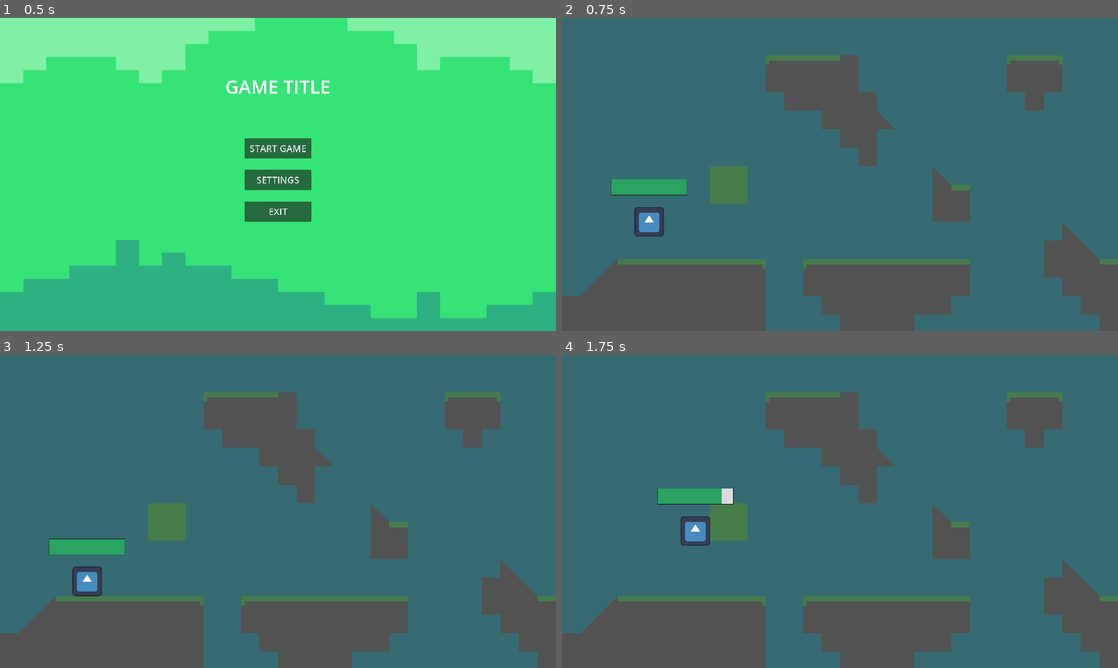
Above: before the commit, frames 1-4 (two rows, left to right).
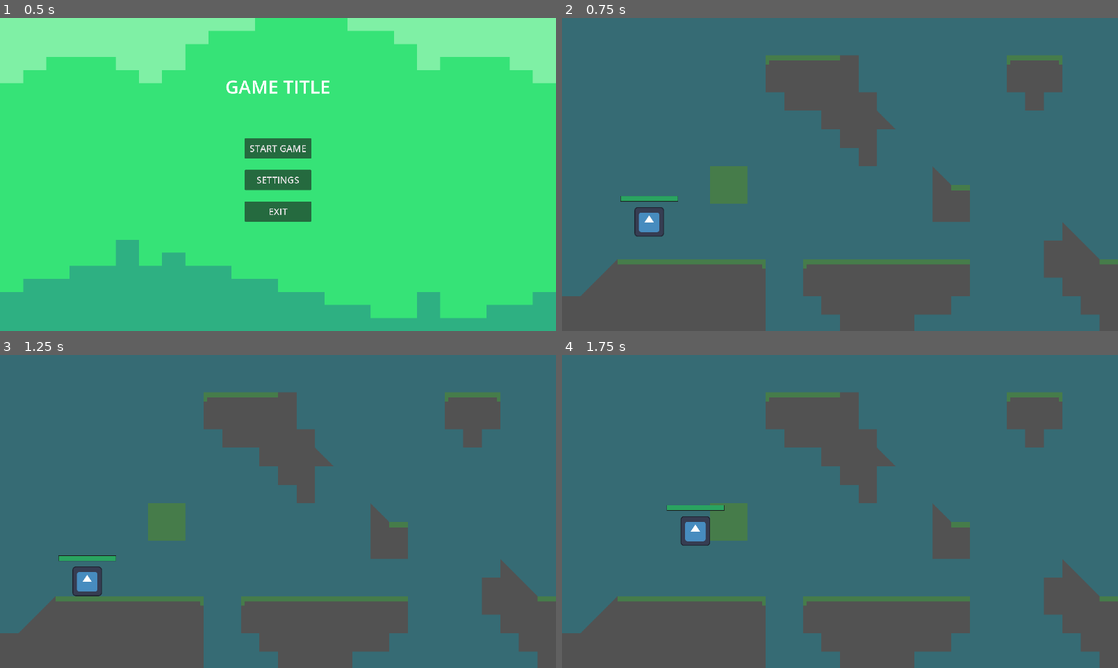
Above: after the commit, the same moments.

Repository: RealityGalaxy/Varis
Game: Godot game, scene res://scenes/main_menu.tscn
The game is run twice, just before and just after one commit, with the same random seed, the same clock (stepped at 60 frames per second) and the same inputs. The engine's default icon, where the game draws it, is replaced by a stand-in: a white triangle on a blue panel in a dark square.
Inputs:
- Up to frame 1 (0.5 s): no input
- Up to frame 2 (0.75 s): click "START GAME" at 0.5 s
- Up to frame 3 (1.25 s): no input
- Up to frame 4 (1.75 s): tap Enter at 1.25 s; hold Right (right) from 1.28 s (still down); tap B (take_damage, bound only before the commit) at 1.35 s; tap Up (up) at 1.52 s

Frame 1 is identical in both runs. In frame 2, 0.9% of the frame differs, in the area x 8-23%, y 51-59%; in frame 3, 0.9%; in frame 4, 0.9%, in the area x 17-31%, y 42-50%.

Commit message:
VL-35. Updated healtbar and fix
Added tween(k) for animation for damage bar. Fixed damage bar (signals). Removed B keybind for damage testing.

Enjoy

Diff:
--- a/Varis/project.godot
+++ b/Varis/project.godot
@@ -48,11 +48,6 @@
 , Object(InputEventKey,"resource_local_to_scene":false,"resource_name":"","device":-1,"window_id":0,"alt_pressed":false,"shift_pressed":false,"ctrl_pressed":false,"meta_pressed":false,"pressed":false,"keycode":0,"physical_keycode":65,"key_label":0,"unicode":97,"echo":false,"script":null)
 ]
 }
-take_damage={
-"deadzone": 0.5,
-"events": [Object(InputEventKey,"resource_local_to_scene":false,"resource_name":"","device":-1,"window_id":0,"alt_pressed":false,"shift_pressed":false,"ctrl_pressed":false,"meta_pressed":false,"pressed":false,"keycode":0,"physical_keycode":66,"key_label":0,"unicode":98,"echo":false,"script":null)
-]
-}
 
 [rendering]
 
--- a/Varis/scenes/char.tscn
+++ b/Varis/scenes/char.tscn
@@ -11,10 +11,10 @@
 script = ExtResource("2_iyq3v")
 
 [node name="Healthbar" parent="." instance=ExtResource("2_vik5t")]
-offset_left = -163.0
-offset_top = -182.0
-offset_right = 162.0
-offset_bottom = -116.0
+offset_left = -122.0
+offset_top = -110.0
+offset_right = 123.0
+offset_bottom = -89.0
 
 [node name="Sprite2D" type="Sprite2D" parent="."]
 texture = ExtResource("2_fjpeu")
--- a/Varis/scenes/healthbar.tscn
+++ b/Varis/scenes/healthbar.tscn
@@ -28,7 +28,8 @@
 script = ExtResource("1_1vlpt")
 
 [node name="Timer" type="Timer" parent="."]
-wait_time = 0.3
+wait_time = 0.4
+one_shot = true
 
 [node name="Damagebar" type="ProgressBar" parent="."]
 z_index = -1
@@ -42,3 +43,5 @@
 theme_override_styles/fill = SubResource("StyleBoxFlat_t6imc")
 value = 85.0
 show_percentage = false
+
+[connection signal="timeout" from="Timer" to="." method="_on_timer_timeout"]
--- a/Varis/scripts/Character.gd
+++ b/Varis/scripts/Character.gd
@@ -9,13 +9,12 @@
 var stats : StatsManager
 @onready var healthbar = $Healthbar
 
-var damage: int = 15 # TESTING PURPOSES
-
 func _ready():
 	stats = StatsManager.new()
 	healthbar._init_healthbar(stats.current_health, stats.max_health)
-	stats.health_changed.connect(healthbar._set_health, stats.current_health)
-	stats.max_health_changed.connect(healthbar._set_health, stats.max_health)
+	stats.health_changed.connect(healthbar._set_health)
+	stats.max_health_changed.connect(healthbar._set_max_health)
+
 
 func get_input():
 	vel.x = 0
@@ -23,9 +22,6 @@
 		vel.x += speed
 	if Input.is_action_pressed("left"):
 		vel.x -= speed
-	if Input.is_action_just_pressed("take_damage"): # TESTING PURPOSES
-		stats.take_damage(damage)
-
 
 func _physics_process(delta):
 	get_input()
--- a/Varis/scripts/StatsManager.gd
+++ b/Varis/scripts/StatsManager.gd
@@ -16,10 +16,9 @@
 	var actual_damage = damage * (2 - damage_reduction)
 	if actual_damage > 0:
 		current_health -= actual_damage
-		health_changed.emit(current_health)
+		emit_signal("health_changed", current_health)
 		if current_health < 0:
 			current_health = 0
-
 
 func increase_damage(amount):
 	damage_multiplier += amount
--- a/Varis/scripts/healthbar.gd
+++ b/Varis/scripts/healthbar.gd
@@ -15,15 +15,17 @@
 func _set_health(new_health):
 	var prev_health = health
 	print("New health: ", new_health)
-	health = min(max_value, new_health)
+	health = new_health
 	value = health
 
-	if health <= 0: # Dies, healthbar uneccessary
+	if health <= 0: # Dies, healthbar uneccessary (might as well remove this and remove char)
 		queue_free()
 
-	if health < prev_health: # If damaged
+	# If damaged
+	if health < prev_health:
 		timer.start()
-	else: # Heals or anything else
+	# Heals or anything else
+	else:
 		damage_bar.value = health
 
 func _set_max_health(new_max_health):
@@ -31,4 +33,5 @@
 	damage_bar.max_value = new_max_health
 
 func _on_timer_timeout(): # Updates damage bar to match health bar
-	damage_bar.value = health
+	var tween = create_tween()
+	tween.tween_property(damage_bar, "value", health, 0.15) # Topping the tweenks :3
